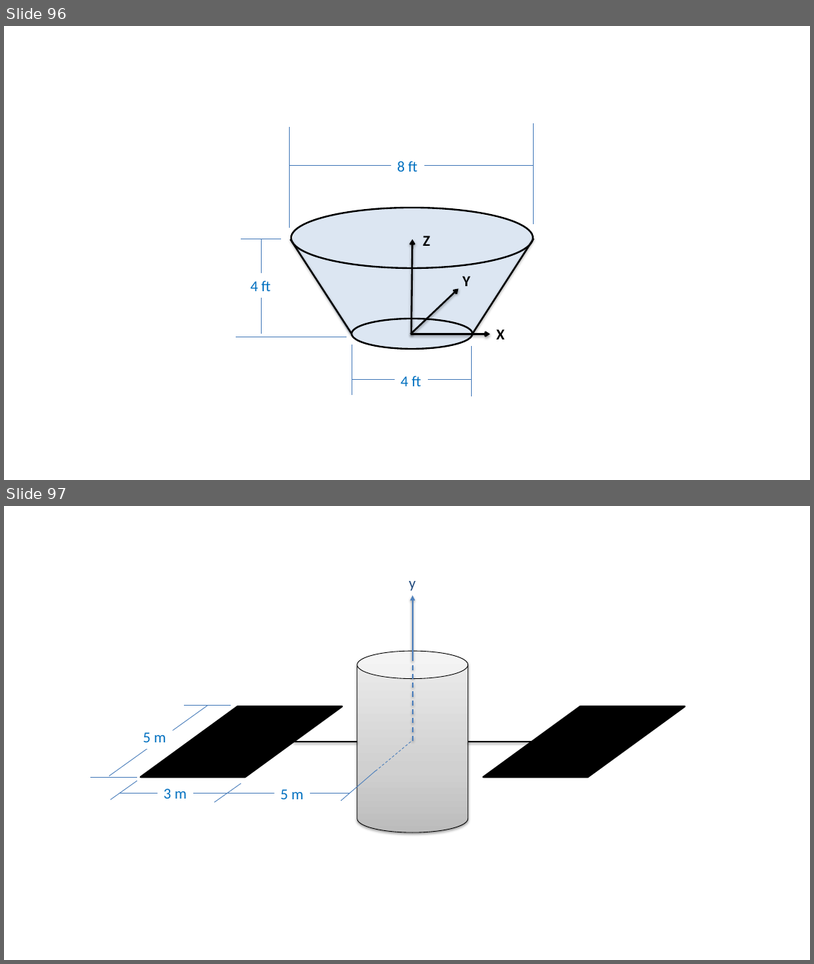
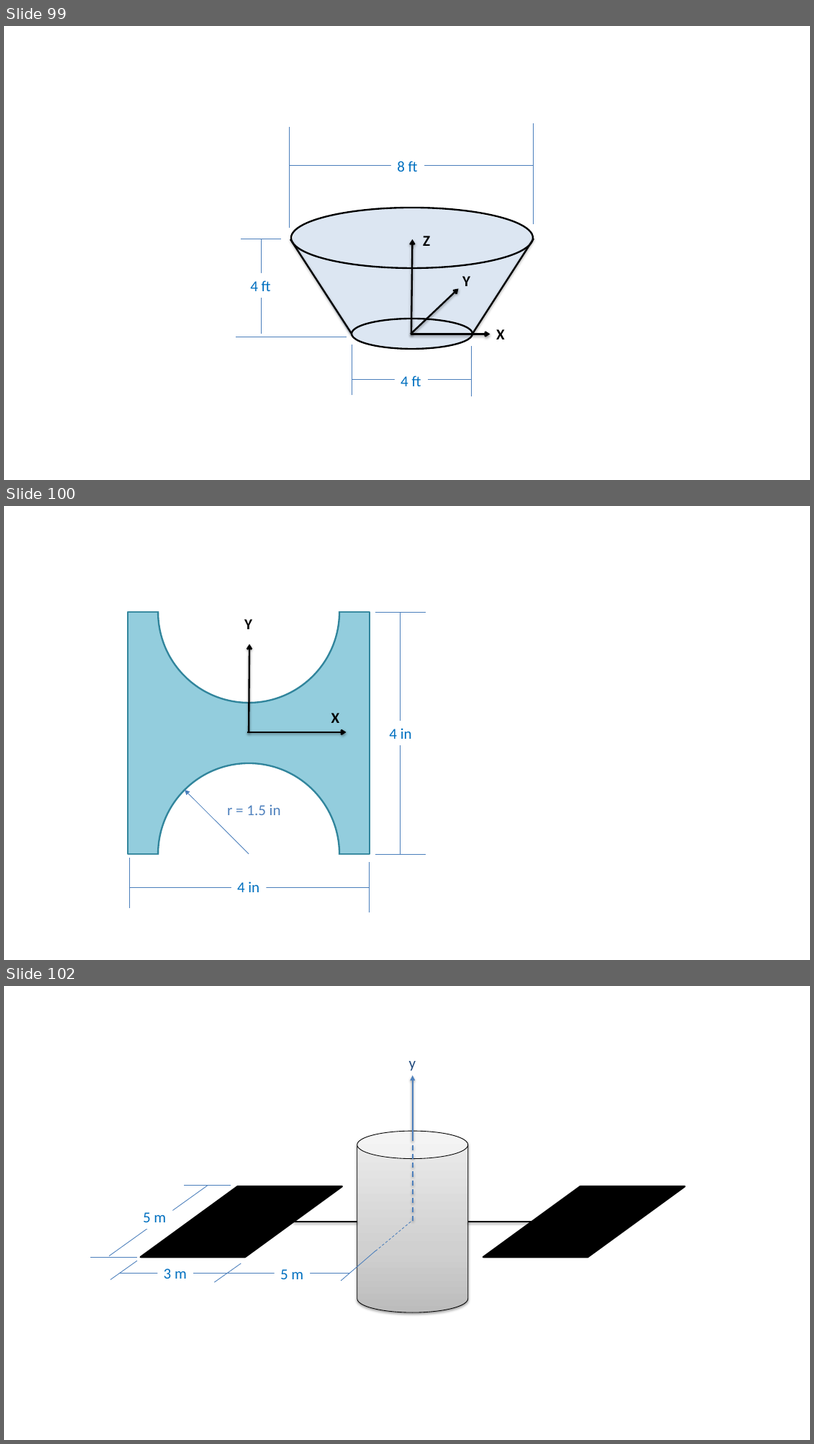
Before and after one commit to JacobMoore/mechanics_textbook, a slide deck: Homework Problems/Homework_Diagrams.pptx. Shown one above the other, each under a label of ours: slides 96 and 97 before the commit, slides 99, 100 and 102 after it; the slides between them are not shown. The pictures are 814x964 and 814x1444 pixels, drawn with LibreOffice and Linux fonts; fonts in the diff are those of the drawing. Boxes give left, top, right and bottom in pixels: in the first picture for what was removed or moved away, otherwise in the second. Text is boxed around its words. In the diff, an @@ line names an element or a change of style, - is before the commit and + after.

```diff
--- a/Homework Problems/Homework_Diagrams.pptx
+++ b/Homework Problems/Homework_Diagrams.pptx
@@ slide 100 added at [4,506,810,960], background #FFFFFF @@
@@ rectangle added at [108,514,376,610], fill #FFFFFF @@
@@ ellipse added at [158,521,340,703], fill #FFFFFF, outline #31859C 2 pt @@
@@ rectangle added at [128,612,370,854], fill #93CDDD, outline #31859C 2 pt @@
@@ line added from (376, 612) to (426, 612), #4B7EBC 0.75 pt @@
@@ line added from (400, 854) to (400, 612), #4B7EBC 0.75 pt @@
@@ text added at [244,619,252,629], 18 pt, text #000000, bold @@
+Y
@@ arrow added from (249, 733) to (250, 644), #000000 2 pt @@
@@ text added at [332,713,340,723], 18 pt, text #000000, bold @@
+X
@@ arrow added from (248, 732) to (347, 732), #000000 2 pt @@
@@ text added at [389,728,412,739], 18 pt, text #0070C0 @@
+4 in
@@ ellipse added at [158,763,340,944], fill #FFFFFF, outline #31859C 2 pt @@
@@ arrow added from (249, 854) to (185, 790), #4B7EBC 0.75 pt @@
@@ text added at [227,804,281,815], 18 pt, text #4F81BD @@
+r = 1.5 in
@@ rectangle added at [115,854,383,951], fill #FFFFFF @@
@@ line added from (129, 908) to (129, 857), #4B7EBC 0.75 pt @@
@@ line added from (369, 912) to (369, 862), #4B7EBC 0.75 pt @@
@@ line added from (376, 854) to (426, 854), #4B7EBC 0.75 pt @@
@@ line added from (129, 887) to (370, 887), #4B7EBC 0.75 pt @@
@@ text added at [237,881,260,892], 18 pt, text #0070C0 @@
+4 in
@@ what was slide 96 is now slide 99 @@
@@ what was slide 97 is now slide 102 @@
```
Also in this commit, not shown: 4 other slides added, 13 other files.
